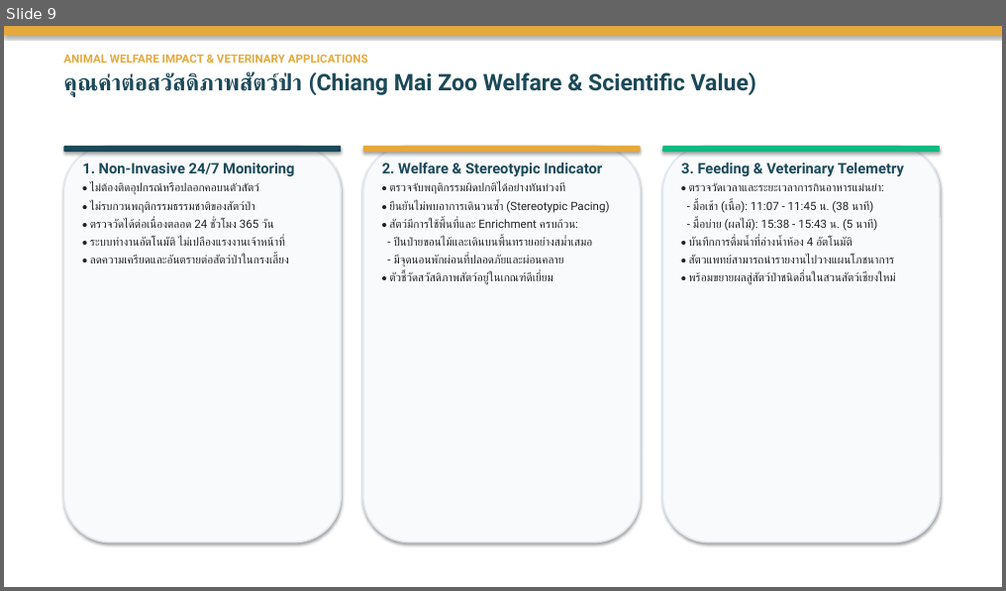
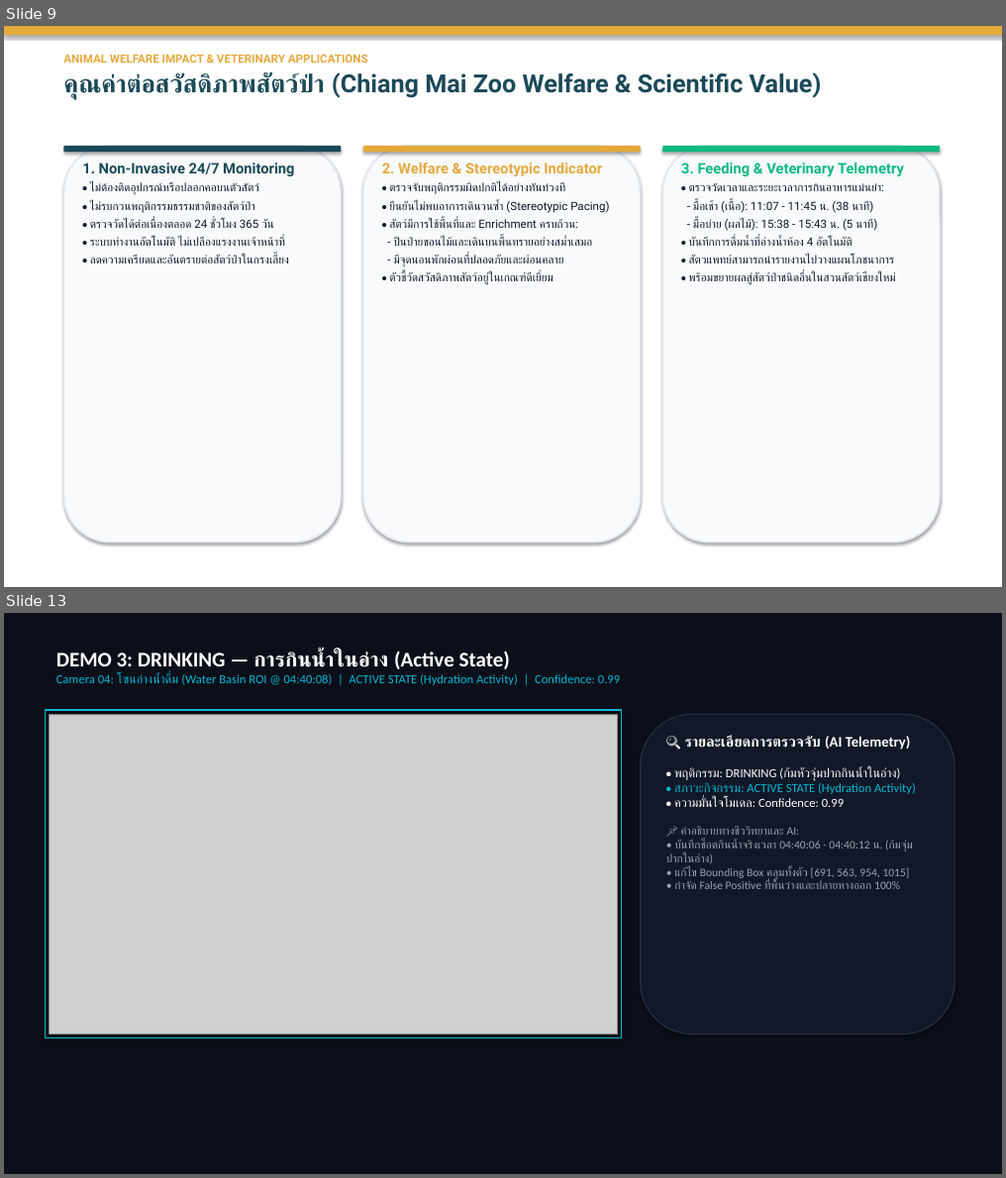
Before and after one commit to Kokokua/Project-CMZ, a slide deck: finish/Image_Processing_Presentation_Phase2_Final.pptx. Shown one above the other, each under a label of ours: slide 9 before the commit, slides 9 and 13 after it; the slides between them are not shown. The pictures are 1006x591 and 1006x1178 pixels, drawn with LibreOffice and Linux fonts; fonts in the diff are those of the drawing; grey boxes stand for pictures. Boxes give left, top, right and bottom in pixels: in the first picture for what was removed or moved away, otherwise in the second. Text is boxed around its words. In the diff, an @@ line names an element or a change of style, - is before the commit and + after.

Commit message:
Update PowerPoint presentation: correct enclosure layout (Cam 1-4) and embed native clean demo videos into slides 11-15

```diff
--- a/finish/Image_Processing_Presentation_Phase2_Final.pptx
+++ b/finish/Image_Processing_Presentation_Phase2_Final.pptx
@@ slide 13 added at box(4, 613, 1002, 1174), background #FFFFFF @@
@@ rectangle added at box(4, 613, 1002, 1174), fill #0B0F19, outline #0B0F19 0.75 pt @@
@@ text added at box(56, 651, 620, 685), 12 pt, text #06B6D4 @@
+DEMO 3: DRINKING — การกินน้ำในอ่าง (Active State)
+Camera 04: โซนอ่างน้ำดื่ม (Water Basin ROI @ 04:40:08) | ACTIVE STATE (Hydration Activity) | Confidence: 0.99
@@ rectangle added at box(46, 710, 622, 1039), outline #06B6D4 1.5 pt @@
@@ picture added at box(49, 714, 618, 1035) @@
@@ rounded rectangle added at box(641, 714, 954, 1035), fill #111827, outline #283246 1 pt @@
@@ text added at box(666, 735, 916, 889), 11 pt, text #9CA3AF @@
+🔍 รายละเอียดการตรวจจับ (AI Telemetry)
+• พฤติกรรม: DRINKING (ก้มหัวจุ่มปากกินน้ำในอ่าง)
+• สภาวะกิจกรรม: ACTIVE STATE (Hydration Activity)
+• ความมั่นใจโมเดล: Confidence: 0.99
+📌 คำอธิบายทางชีววิทยาและ AI:
+• บันทึกช็อตกินน้ำจริงเวลา 04:40:06 - 04:40:12 น. (ก้มจุ่มปากในอ่าง)
+• แก้ไข Bounding Box คลุมทั้งตัว [691, 563, 954, 1015]
+• กำจัด False Positive ที่พื้นว่างและปลายหางออก 100%
@@ slide 9 changed as well @@
@@ text at box(63, 73, 822, 99): size 22 to 24 pt in "คุณค่าต่อสวัสดิภาพสัตว์ป่า (Chiang Mai Zoo Welfare & Scienti ..." @@
@@ text "2. Welfare & Stereotypic Indicator" at box(382, 163, 609, 285): text colour #1B4958 to #E5A93C in "2. Welfare & Stereotypic Indicator"; text colour #222222 to #0F172A in "• ตรวจจับพฤติกรรมผิดปกติได้อย่างทันท่วงที", "• ยืนยันไม่พบอาการเดินวนซ้ำ (Stereotypic Pacing)", "• สัตว์มีการใช้พื้นที่และ Enrichment ครบถ้วน:", "- ปีนป่ายขอนไม้และเดินบนพื้นทรายอย่างสม่ำเสมอ" and 2 more places @@
@@ text "3. Feeding & Veterinary Telemetry" at box(681, 163, 904, 285): text colour #1B4958 to #10B981 in "3. Feeding & Veterinary Telemetry"; text colour #222222 to #0F172A in "• ตรวจวัดเวลาและระยะเวลาการกินอาหารแม่นยำ:", "- มื้อเช้า (เนื้อ): 11:07 - 11:45 น. ...", "- มื้อบ่าย (ผลไม้): 15:38 - 15:43 น. ...", "• บันทึกการดื่มน้ำที่อ่างน้ำห้อง 4 อัตโนมัติ" and 2 more places @@
@@ text at box(90, 183, 289, 264): text colour #222222 to #0F172A in "• ไม่ต้องติดอุปกรณ์หรือปลอกคอบนตัวสัตว์", "• ไม่รบกวนพฤติกรรมธรรมชาติของสัตว์ป่า", "• ตรวจวัดได้ต่อเนื่องตลอด 24 ชั่วโมง 365 วัน", "• ระบบทำงานอัตโนมัติ ไม่เปลืองแรงงานเจ้าหน้าที่" and 1 more places @@
```
Also in this commit, not shown: 9 other slides changed, 4 other slides added.
